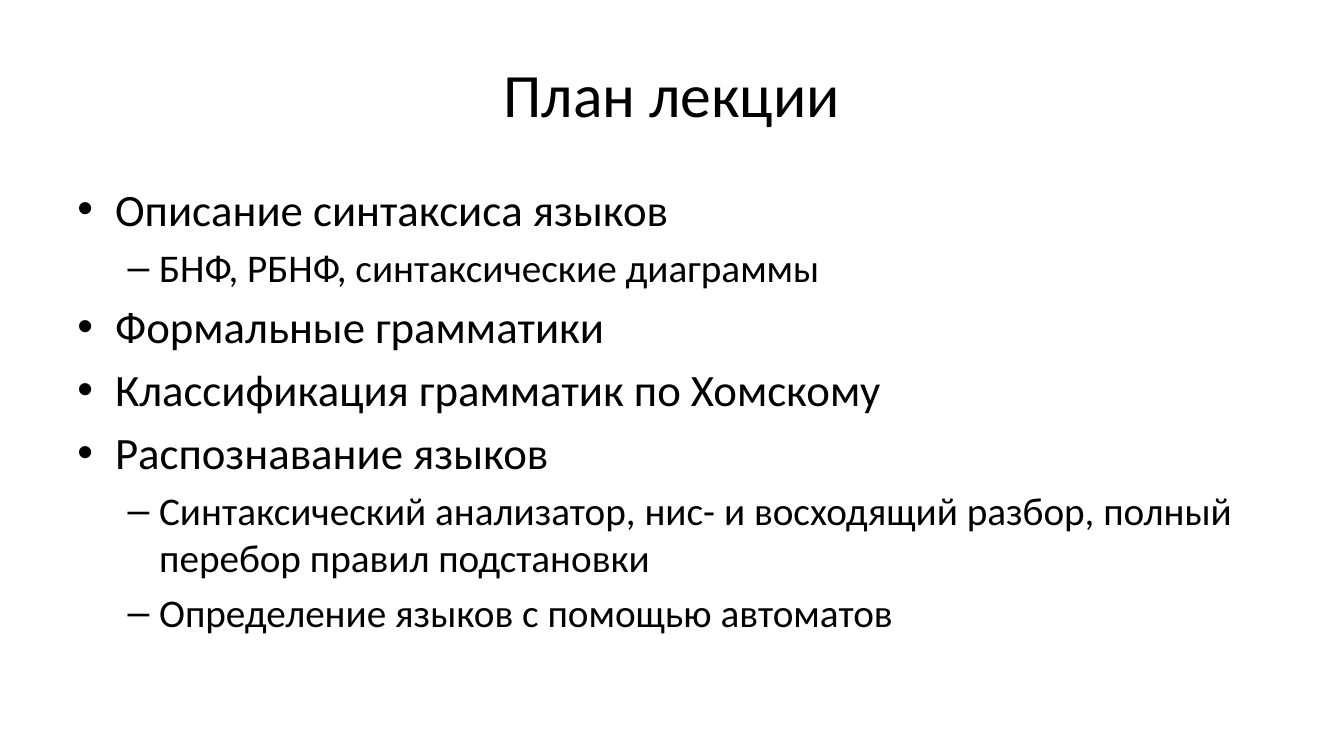
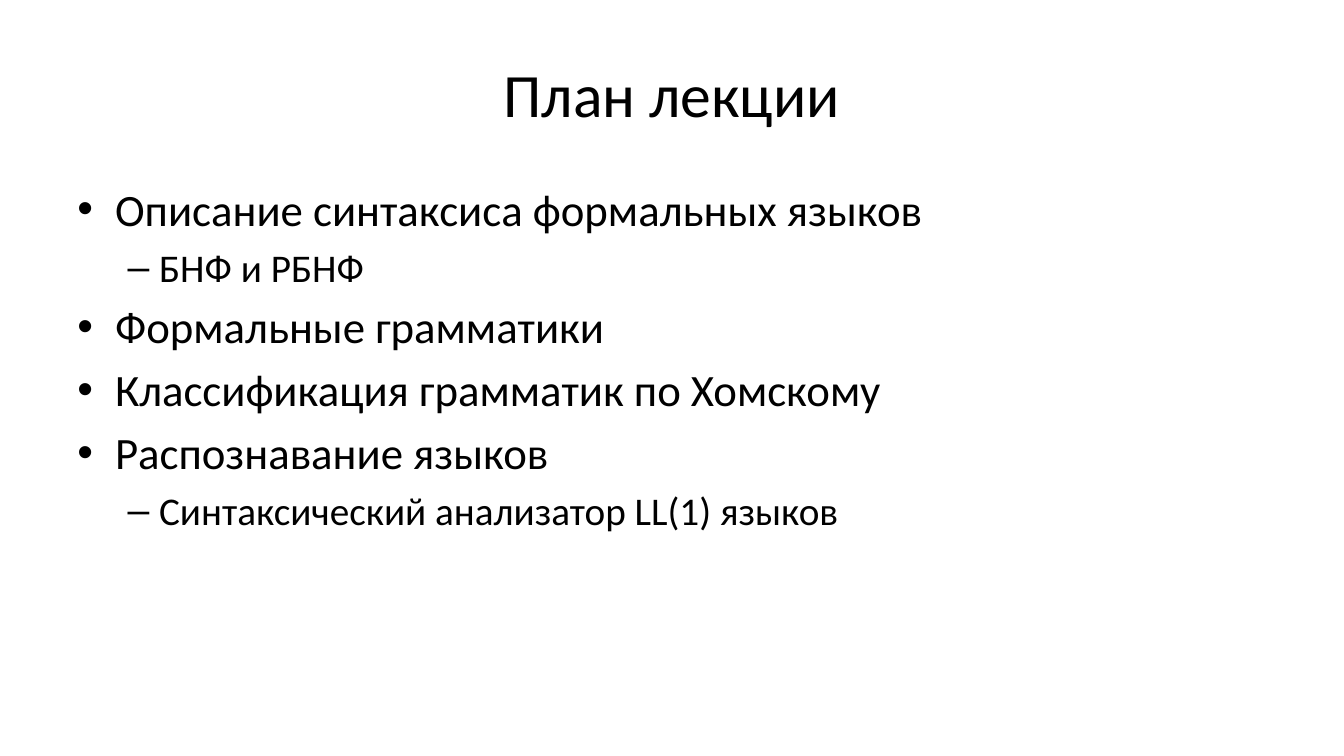
Before and after one commit to Evgueni-Petrov-aka-espetrov/Algorithms-and-Programming-in-C-pptx, a slide deck: slide 2 of 24 Элементы теории языков.pptx. Drawn at 1344x756 pixels with LibreOffice and Linux fonts; fonts in the diff are those of the drawing. Boxes give left, top, right and bottom in pixels: in the first picture for what was removed or moved away, otherwise in the second. Text is boxed around its words. In the diff, an @@ line names an element or a change of style, - is before the commit and + after.

```diff
--- a/24 Элементы теории языков.pptx
+++ b/24 Элементы теории языков.pptx
@@ text at (115, 195, 922, 282): text changed; size 28 to 32 pt @@
-• Описание синтаксиса языков
-  – БНФ, РБНФ, синтаксические диаграммы
+• Описание синтаксиса формальных языков
+  – БНФ и РБНФ
@@ text at (159, 496, 838, 532): text changed @@
-  – Синтаксический анализатор, нис- и восходящий разбор, полный перебор правил подстановки
-  – Определение языков с помощью автоматов
+  – Синтаксический анализатор LL(1) языков
```
Also in this commit, not shown: 24 other slides changed, 197 slides added, 2 slides removed.
